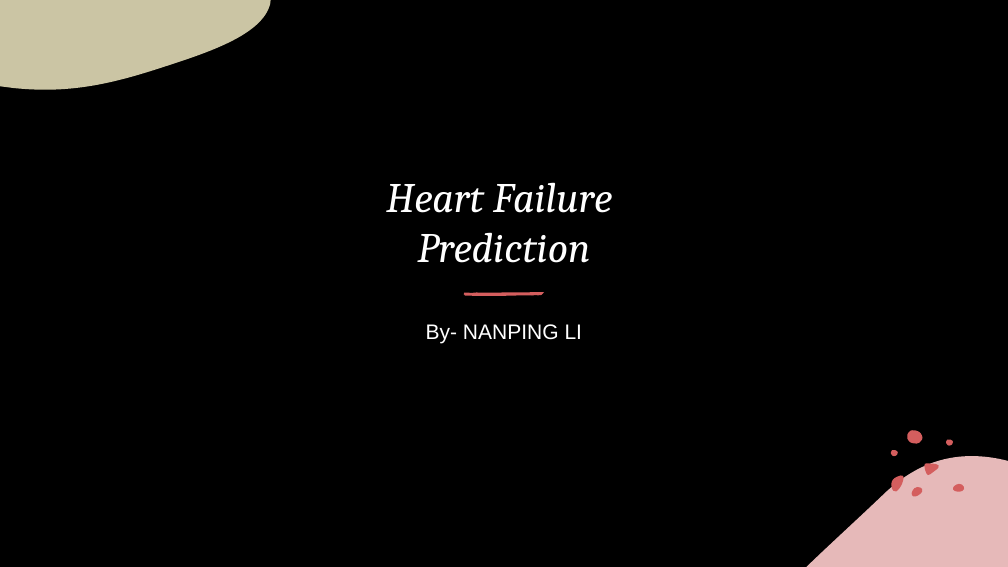
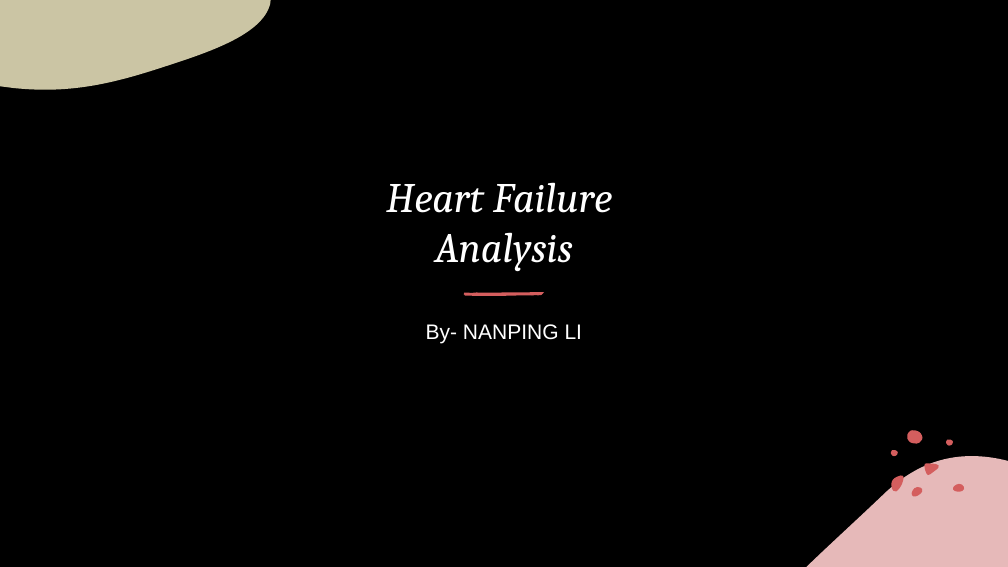
Before and after one commit to pingli10/part-2-project-5, a slide deck: slide 1 of Presentation1.pptx. Drawn at 1008x567 pixels with LibreOffice and Linux fonts; fonts in the diff are those of the drawing; background and template pictures are left out; a plain dark background stands for a picture behind light text. Boxes give left, top, right and bottom in pixels: in the first picture for what was removed or moved away, otherwise in the second. Text is boxed around its words. In the diff, an @@ line names an element or a change of style, - is before the commit and + after.

```diff
--- a/Presentation1.pptx
+++ b/Presentation1.pptx
@@ title at (x1=386, y1=182, x2=612, y2=272): text changed @@
-Heart Failure
-Prediction
+Heart Failure
+Analysis
```
Also in this commit, not shown: 7 other slides changed, 9 slides removed.
